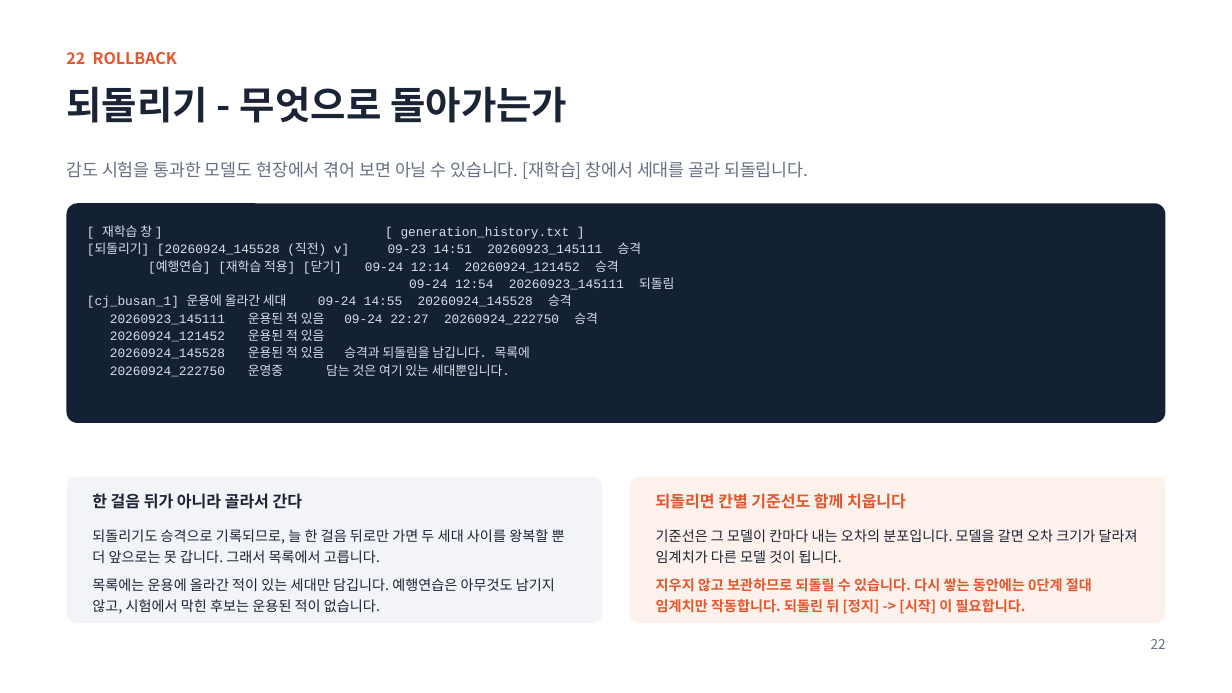
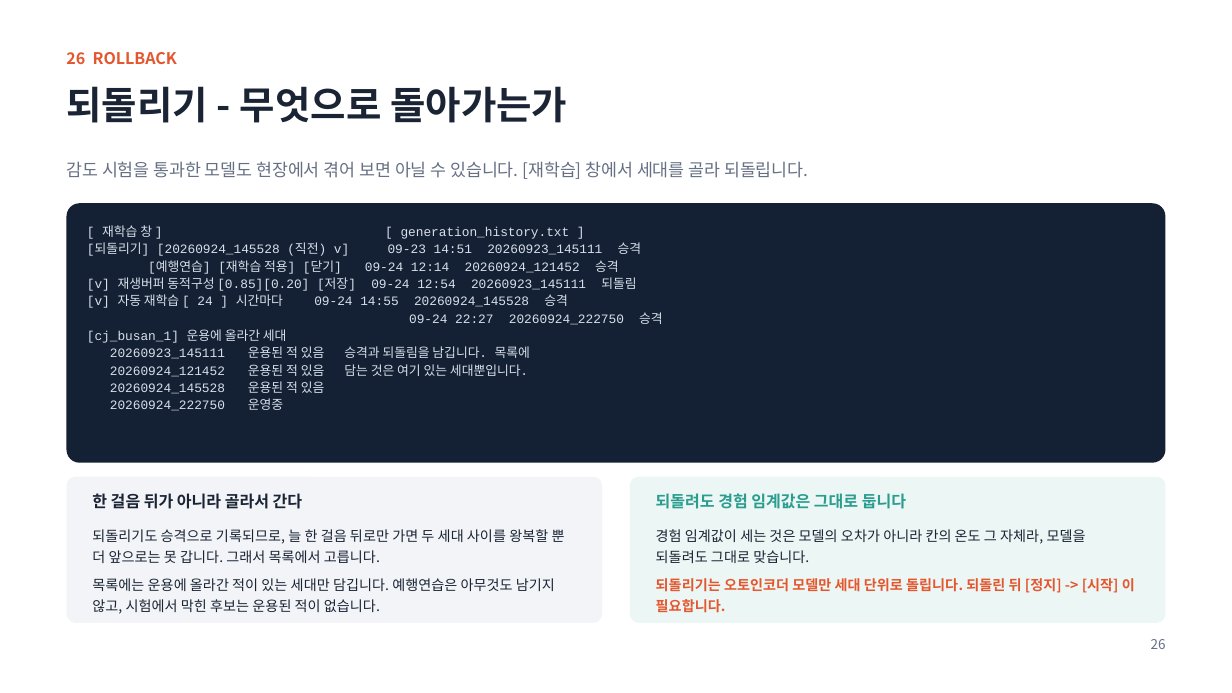
Before and after one commit to oskwon65/MultiModal_FireCam, a slide deck: slide 27 of 멀티모달_화재감지_모니터링_설치매뉴얼.pptx (slide 23 before the commit). Drawn at 1232x693 pixels with LibreOffice and Linux fonts; fonts in the diff are those of the drawing. Boxes give left, top, right and bottom in pixels: in the first picture for what was removed or moved away, otherwise in the second. Text is boxed around its words. In the diff, an @@ line names an element or a change of style, - is before the commit and + after.

```diff
--- a/멀티모달_화재감지_모니터링_설치매뉴얼.pptx
+++ b/멀티모달_화재감지_모니터링_설치매뉴얼.pptx
@@ text at bbox=[66, 52, 177, 64]: text changed @@
-22 ROLLBACK
+26 ROLLBACK
@@ rounded rectangle: place and size @@
-rounded rectangle at bbox=[67, 203, 1165, 423]
+rounded rectangle at bbox=[67, 203, 1165, 463]
@@ text at bbox=[87, 277, 663, 411]: text changed @@
-09-24 12:54 20260923_145111 되돌림
-[cj_busan_1] 운용에 올라간 세대 09-24 14:55 20260924_145528 승격
-20260923_145111 운용된 적 있음 09-24 22:27 20260924_222750 승격
-20260924_121452 운용된 적 있음
-20260924_145528 운용된 적 있음 승격과 되돌림을 남깁니다. 목록에
-20260924_222750 운영중 담는 것은 여기 있는 세대뿐입니다.
+[v] 재생버퍼 동적구성 [0.85][0.20] [저장] 09-24 12:54 20260923_145111 되돌림
+[v] 자동 재학습 [ 24 ] 시간마다 09-24 14:55 20260924_145528 승격
+09-24 22:27 20260924_222750 승격
+[cj_busan_1] 운용에 올라간 세대
+20260923_145111 운용된 적 있음 승격과 되돌림을 남깁니다. 목록에
+20260924_121452 운용된 적 있음 담는 것은 여기 있는 세대뿐입니다.
+20260924_145528 운용된 적 있음
+20260924_222750 운영중
@@ rounded rectangle at bbox=[630, 477, 1166, 623]: fill #FDF1EC to #ECF6F4 @@
@@ text at bbox=[656, 493, 906, 509]: text changed; text colour #E4572E to #2A9D8F @@
-되돌리면 칸별 기준선도 함께 치웁니다
+되돌려도 경험 임계값은 그대로 둡니다
@@ text at bbox=[656, 529, 1135, 613]: text changed @@
-기준선은 그 모델이 칸마다 내는 오차의 분포입니다. 모델을 갈면 오차 크기가 달라져 임계치가 다른 모델 것이 됩니다.
-지우지 않고 보관하므로 되돌릴 수 있습니다. 다시 쌓는 동안에는 0단계 절대 임계치만 작동합니다. 되돌린 뒤 [정지] -> [시작] 이 필요합니다.
+경험 임계값이 세는 것은 모델의 오차가 아니라 칸의 온도 그 자체라, 모델을 되돌려도 그대로 맞습니다.
+되돌리기는 오토인코더 모델만 세대 단위로 돌립니다. 되돌린 뒤 [정지] -> [시작] 이 필요합니다.
@@ text at bbox=[1151, 639, 1166, 649]: text changed @@
-22
+26
```
Also in this commit, not shown: 11 other slides changed, 4 slides added, 46 other files.
